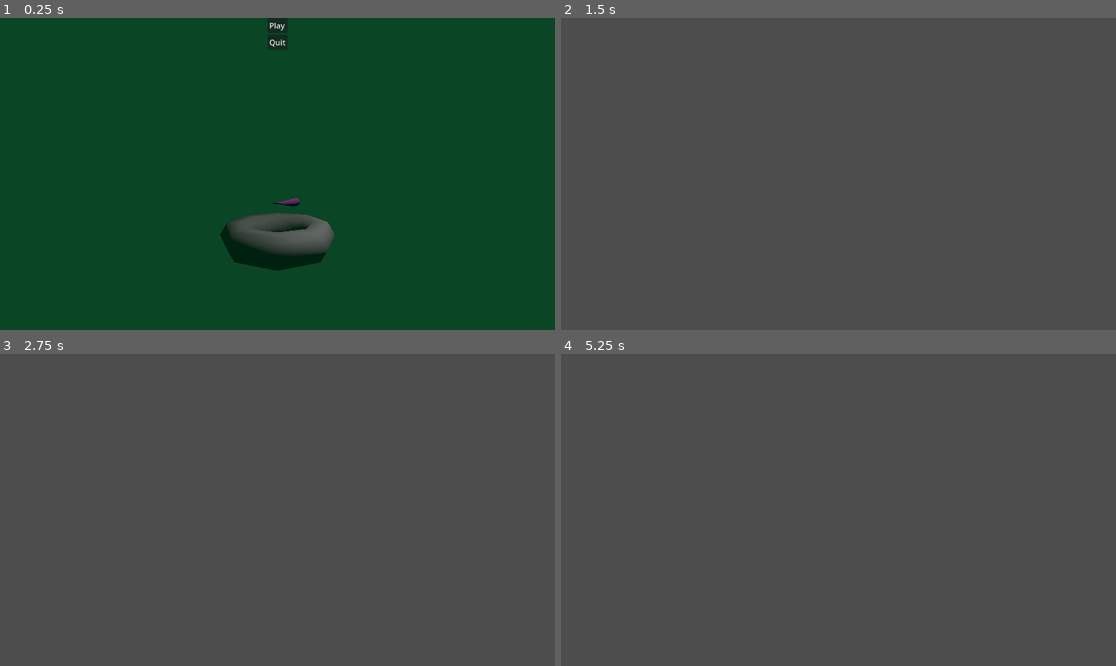
Above: before the commit, frames 1-4 (two rows, left to right).
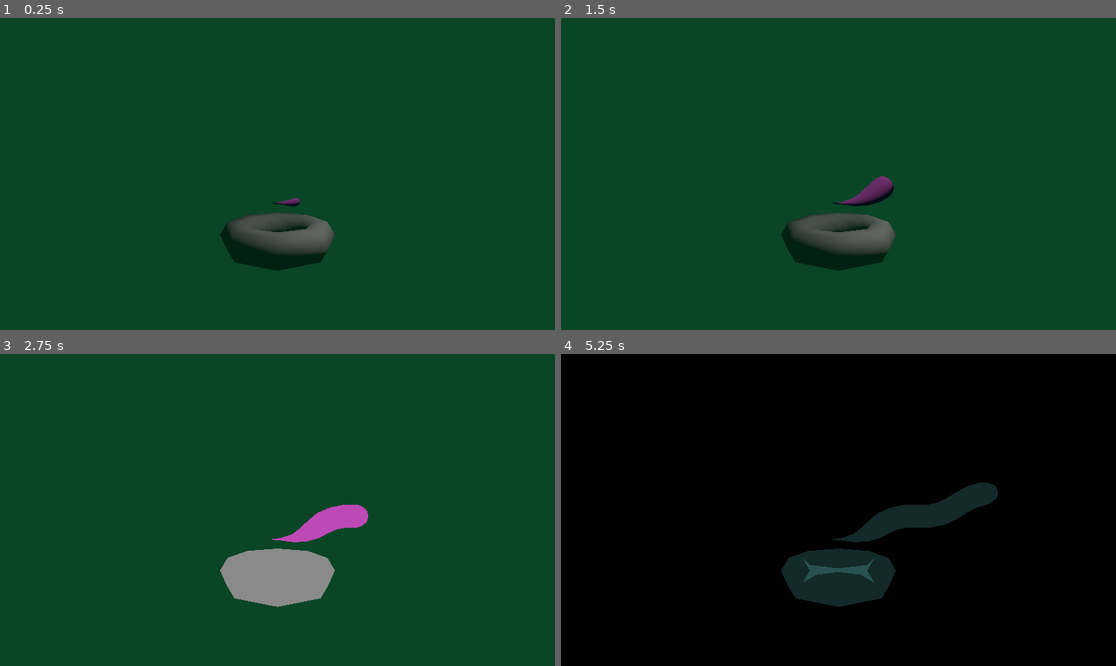
Above: after the commit, the same moments.

Repository: Ermith/GMTK_GameJam_2025
Game: Godot game, scene res://levels/snake_test.tscn
Two runs of this game, one before a commit and one after it. Both use one fixed random seed, a clock stepped at 60 frames per second and the inputs below. This scene is started directly instead of the project's main scene.
Inputs (mouse positions are in pixels of both pictures, inside the frame that each line leads up to):
- Up to frame 1 (0.25 s): no input
- Up to frame 2 (1.5 s): click (838, 24) at 0.5 s, where only the run before the commit has a clickable "Play"; tap Enter at 1.25 s; hold Space (swap direction) from 1.28 s (still down)
- Up to frame 3 (2.75 s): release Space (swap direction) at 2.03 s; tap P at 2.1 s
- Up to frame 4 (5.25 s): hold Space (swap direction) 2.78-3.53 s; tap P at 3.6, 5.1 s; hold Space (swap direction) 4.28-5.03 s; tap F (debug, bound only after the commit) at 4.9 s

The runs differ from the first frame. In frame 1, 0.3% of the frame differs, in the area x 48-52%, y 0-11%; in frame 2, 99%; in frame 3, 100%, in the area x 0-100%, y 0-100%; in frame 4, 100%.

Commit message:
ui is now loaded by level

Diff:
--- a/levels/game_level.tscn
+++ b/levels/game_level.tscn
@@ -1,3 +1,7 @@
-[gd_scene format=3 uid="uid://d60lah0lbjr5"]
+[gd_scene load_steps=2 format=3 uid="uid://d60lah0lbjr5"]
+
+[ext_resource type="Script" uid="uid://372750u8m601" path="res://levels/level_base.gd" id="1_qc6i3"]
 
 [node name="GameScene" type="Node3D"]
+script = ExtResource("1_qc6i3")
+PreferredUI = 5
--- /dev/null
+++ b/levels/level_base.gd
@@ -0,0 +1,7 @@
+extends Node3D
+class_name LevelBase
+
+@export var PreferredUI: UI.Mode = UI.Mode.NONE
+
+func _ready() -> void:
+	Global.GetUIManager()._switch_UI(PreferredUI)
--- a/levels/main_menu_level.tscn
+++ b/levels/main_menu_level.tscn
@@ -1,5 +1,6 @@
-[gd_scene load_steps=6 format=3 uid="uid://l45q1a43exjn"]
+[gd_scene load_steps=7 format=3 uid="uid://l45q1a43exjn"]
 
+[ext_resource type="Script" uid="uid://372750u8m601" path="res://levels/level_base.gd" id="1_a0bpi"]
 [ext_resource type="Material" uid="uid://dvaphy8gqqneb" path="res://objects/world/star_material.tres" id="1_g3ujo"]
 
 [sub_resource type="QuadMesh" id="QuadMesh_a0bpi"]
@@ -17,6 +18,8 @@
 material = SubResource("StandardMaterial3D_ftkqg")
 
 [node name="MainMenuScene" type="Node3D"]
+script = ExtResource("1_a0bpi")
+PreferredUI = 1
 
 [node name="MeshInstance3D" type="MeshInstance3D" parent="."]
 mesh = SubResource("QuadMesh_1bgdx")
--- a/levels/snake_test.tscn
+++ b/levels/snake_test.tscn
@@ -1,6 +1,7 @@
-[gd_scene load_steps=7 format=3 uid="uid://ct8p1l2duwx6b"]
+[gd_scene load_steps=8 format=3 uid="uid://ct8p1l2duwx6b"]
 
 [ext_resource type="PackedScene" uid="uid://k4gtnyctrda" path="res://objects/player/player_snake.tscn" id="1_4ob46"]
+[ext_resource type="Script" uid="uid://372750u8m601" path="res://levels/level_base.gd" id="1_p5xoe"]
 [ext_resource type="Script" uid="uid://cedk2hrr3u3k5" path="res://objects/debug/debug_thingie.gd" id="2_ve675"]
 [ext_resource type="Script" uid="uid://dg5jqs15gmbgn" path="res://objects/player/snake_mesh.gd" id="3_8q8xl"]
 
@@ -14,6 +15,8 @@
 background_color = Color(0.0402736, 0.271812, 0.150268, 1)
 
 [node name="SnakeTest" type="Node3D"]
+script = ExtResource("1_p5xoe")
+PreferredUI = 5
 
 [node name="PlayerSnake" parent="." instance=ExtResource("1_4ob46")]
 transform = Transform3D(1, 0, 0, 0, 1, 0, 0, 0, 1, 0.0591698, 0, 0.0184426)
--- a/objects/world/star_material.tres
+++ b/objects/world/star_material.tres
@@ -10,3 +10,7 @@
 shader_parameter/cross_intensity = 0.6
 shader_parameter/mid_power = 4.5
 shader_parameter/glow_factor = 0.5
+shader_parameter/intensity = 2.89
+shader_parameter/mid_near_anim_factor = 0.1
+shader_parameter/intensity_anim_factor = 0.4
+shader_parameter/anim_speed_modifier = 10.0
--- a/project.godot
+++ b/project.godot
@@ -37,3 +37,13 @@
 "events": [Object(InputEventKey,"resource_local_to_scene":false,"resource_name":"","device":0,"window_id":0,"alt_presse …(189 unchanged characters)…
 ]
 }
+debug={
+"deadzone": 0.2,
+"events": [Object(InputEventKey,"resource_local_to_scene":false,"resource_name":"","device":-1,"window_id":0,"alt_pressed":false,"shift_pressed":false,"ctrl_pressed":false,"meta_pressed":false,"pressed":false,"keycode":0,"physical_keycode":70,"key_label":0,"unicode":102,"location":0,"echo":false,"script":null)
+]
+}
+pause={
+"deadzone": 0.2,
+"events": [Object(InputEventKey,"resource_local_to_scene":false,"resource_name":"","device":-1,"window_id":0,"alt_pressed":false,"shift_pressed":false,"ctrl_pressed":false,"meta_pressed":false,"pressed":false,"keycode":0,"physical_keycode":4194305,"key_label":0,"unicode":0,"location":0,"echo":false,"script":null)
+]
+}
--- a/user_interface/ui_manager.gd
+++ b/user_interface/ui_manager.gd
@@ -6,12 +6,9 @@
 
 # Defines pairs of UI.Mode to PackedScenes representing individual screens
 @export var Screens: Dictionary[UI.Mode, PackedScene] = {}
-@export var PreviousMode: UI.Mode = UI.Mode.MENU
-@export var CurrentMode: UI.Mode = UI.Mode.MENU
+@export var PreviousMode: UI.Mode = UI.Mode.NONE
+@export var CurrentMode: UI.Mode = UI.Mode.NONE
 var CurrentInstance: ScreenBase
-
-func _ready() -> void:
-	_switch_UI(CurrentMode)
 
 # Switches between different UI Screens
 func _switch_UI(new_mode: UI.Mode) -> void:
Not shown, added: levels/level_base.gd.uid
Not shown: 1 places in objects/world/star.tscn that only renumber resources
